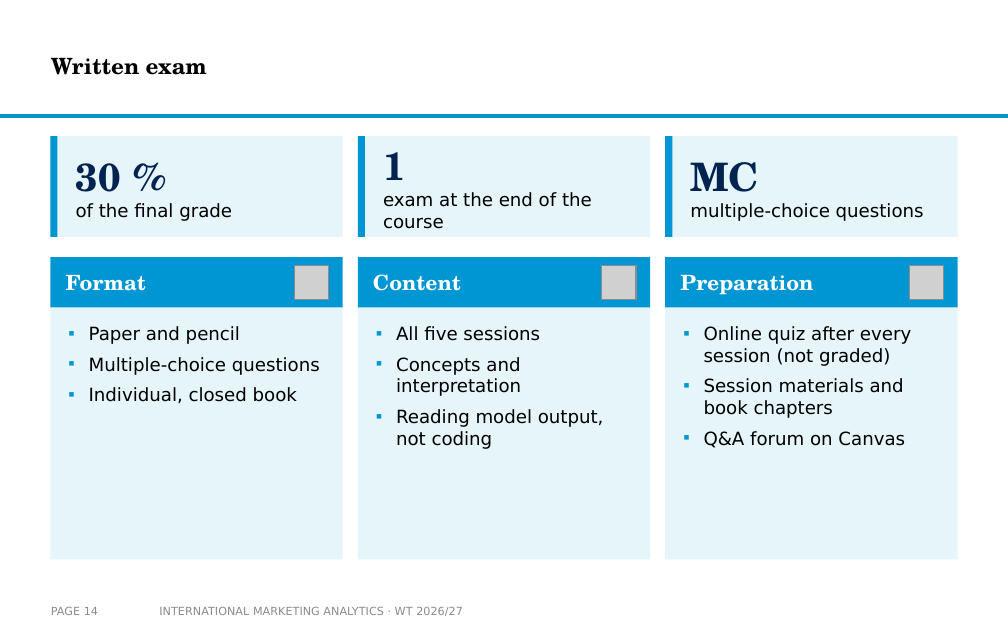
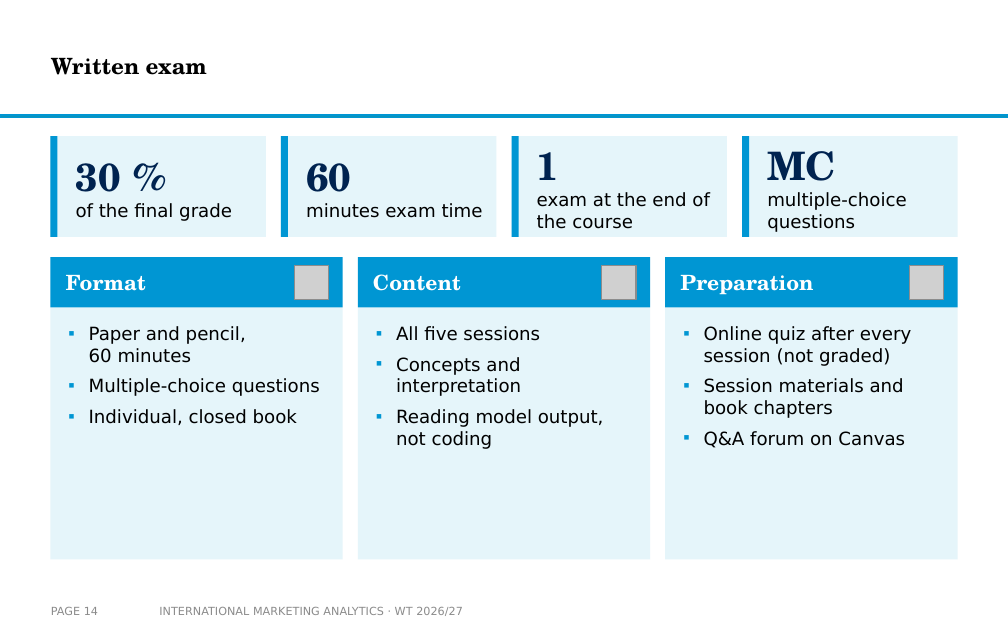
Before and after one commit to arnefloh-wu/International-Marketing-Analytics, a slide deck: slide 14 of slides/00a_course-content-and-style_WT26-27.pptx. Drawn at 1008x630 pixels with LibreOffice and Linux fonts; fonts in the diff are those of the drawing; grey boxes stand for pictures; background and template pictures are left out. Boxes give left, top, right and bottom in pixels: in the first picture for what was removed or moved away, otherwise in the second. Text is boxed around its words. In the diff, an @@ line names an element or a change of style, - is before the commit and + after.

```diff
--- a/slides/00a_course-content-and-style_WT26-27.pptx
+++ b/slides/00a_course-content-and-style_WT26-27.pptx
@@ rectangle: place and size @@
-rectangle at (50, 136, 343, 237)
+rectangle at (50, 136, 266, 237)
@@ rectangle: place and size @@
-rectangle at (358, 136, 365, 237)
+rectangle at (281, 136, 288, 237)
@@ rectangle: place and size @@
-rectangle at (358, 136, 650, 237)
+rectangle at (281, 136, 497, 237)
@@ rectangle added at (512, 136, 728, 237), fill #E5F5FA @@
@@ rectangle added at (512, 136, 519, 237), fill #0096D3 @@
@@ text "1" rewrapped from (383, 152, 592, 229) to (537, 152, 710, 229) @@
@@ rectangle: place and size @@
-rectangle at (665, 136, 672, 237)
+rectangle at (742, 136, 749, 237)
@@ rectangle: place and size @@
-rectangle at (665, 136, 958, 237)
+rectangle at (742, 136, 958, 237)
@@ text "MC" rewrapped from (690, 162, 924, 221) to (767, 151, 906, 232) @@
@@ text added at (306, 163, 483, 218), 13 pt, text #000000 @@
+60
+minutes exam time
@@ text at (89, 326, 246, 363): text changed @@
-▪ Paper and pencil
+▪ Paper and pencil, 60 minutes
```
Also in this commit, not shown: 4 other slides changed, 2 other files.
